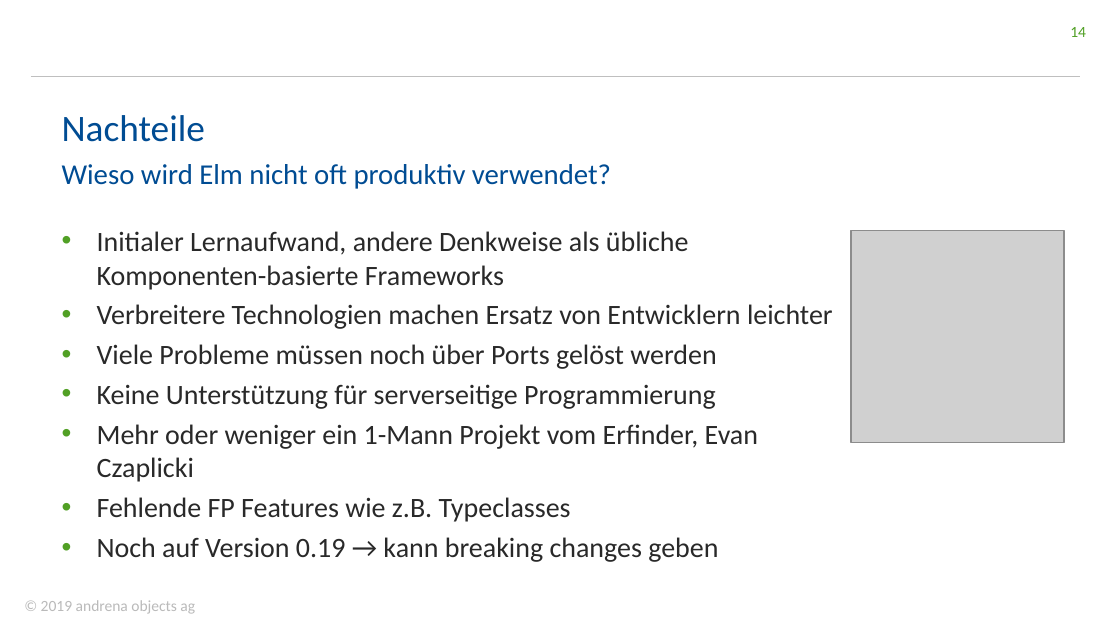
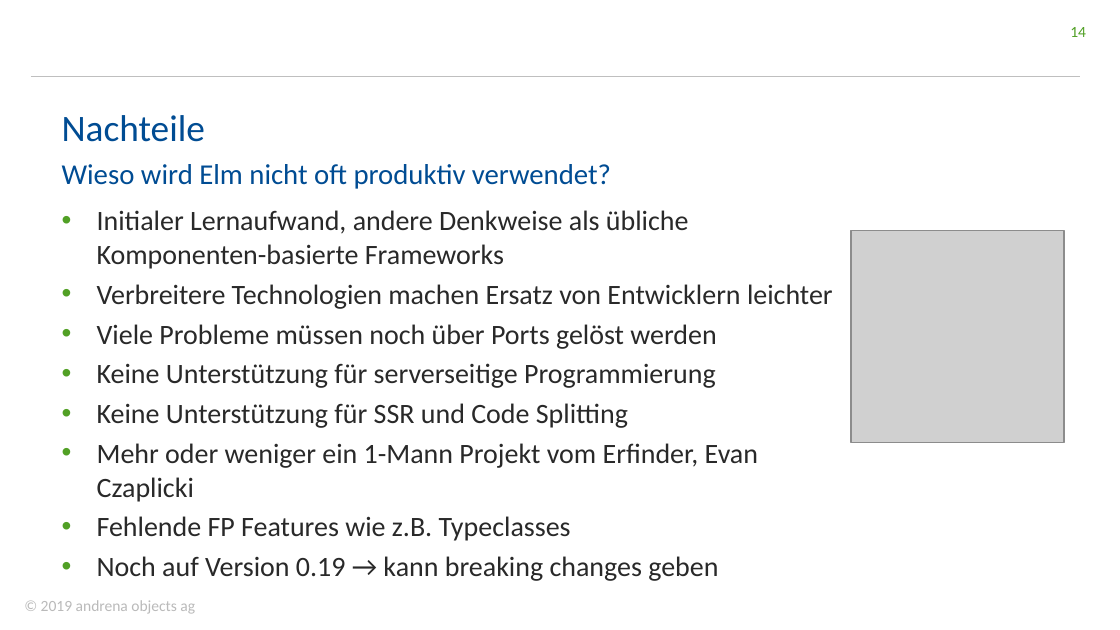
Before and after one commit to andreasewering/elmlightningtalk, a slide deck: slide 14 of ElmLightningTalk.pptx. Drawn at 1120x630 pixels with LibreOffice and Linux fonts; fonts in the diff are those of the drawing; grey boxes stand for pictures; background and template pictures are left out. Boxes give left, top, right and bottom in pixels: in the first picture for what was removed or moved away, otherwise in the second. Text is boxed around its words. In the diff, an @@ line names an element or a change of style, - is before the commit and + after.

```diff
--- a/ElmLightningTalk.pptx
+++ b/ElmLightningTalk.pptx
@@ text "Initialer Lernaufwand, andere Denkweise als ..." moved from (x1=97, y1=231, x2=833, y2=562) to (x1=97, y1=210, x2=833, y2=581) @@
@@ text at (x1=97, y1=403, x2=628, y2=428): paragraph added @@
+• Keine Unterstützung für SSR und Code Splitting
```
Also in this commit, not shown: 1 other file.
